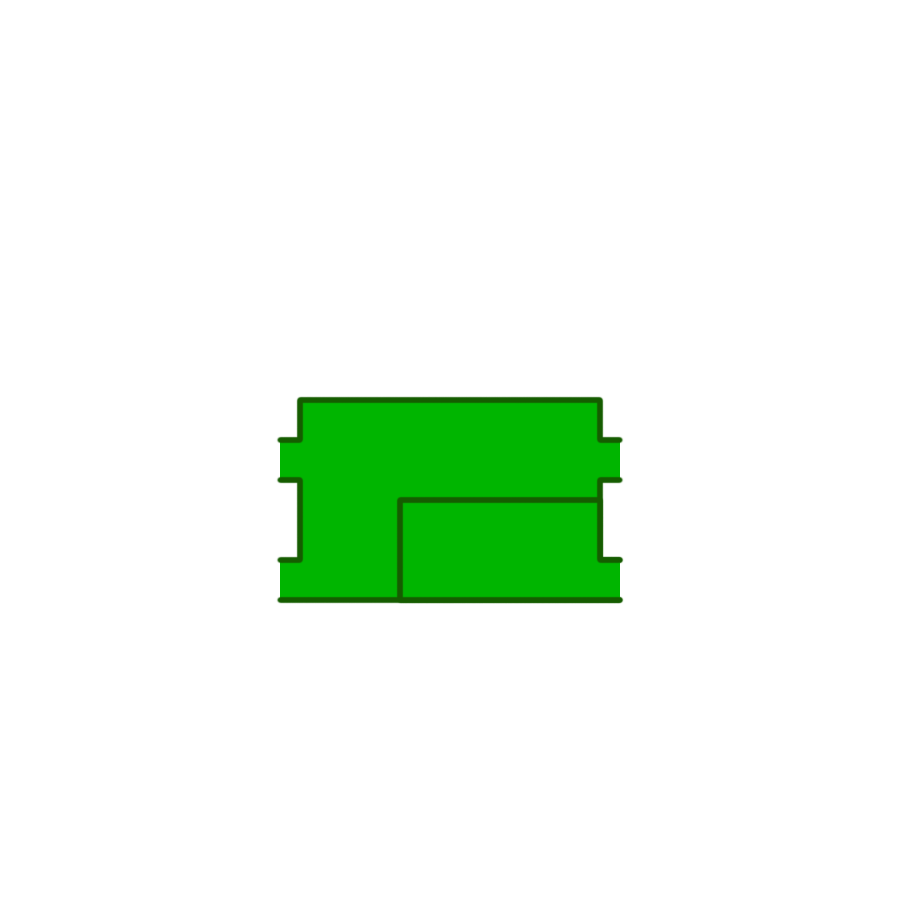
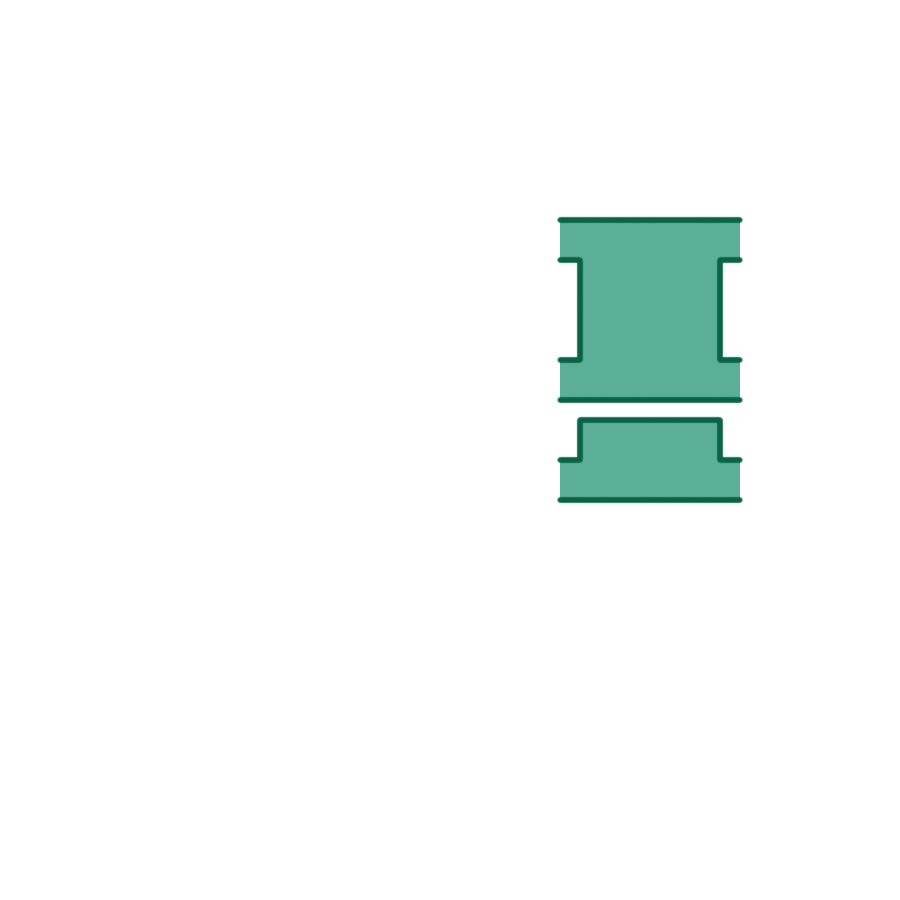
Before/after of a 900px x 900px layered artwork. What changed in the layer stack:
added layer "Layer 21" above "Layer 22" over [556, 216, 744, 404]
renamed "Layer 19" to "Layer 22", moved it out of group "Group 2", painted on it over [276, 396, 744, 604]
removed layer "Layer 18" from group "Group 2" over [280, 400, 620, 600]
hid group "Group 1" (20 layers) over [276, 295, 625, 604]
removed group "Group 2" (2 layers) from group "Group 1" over [276, 396, 624, 604]
